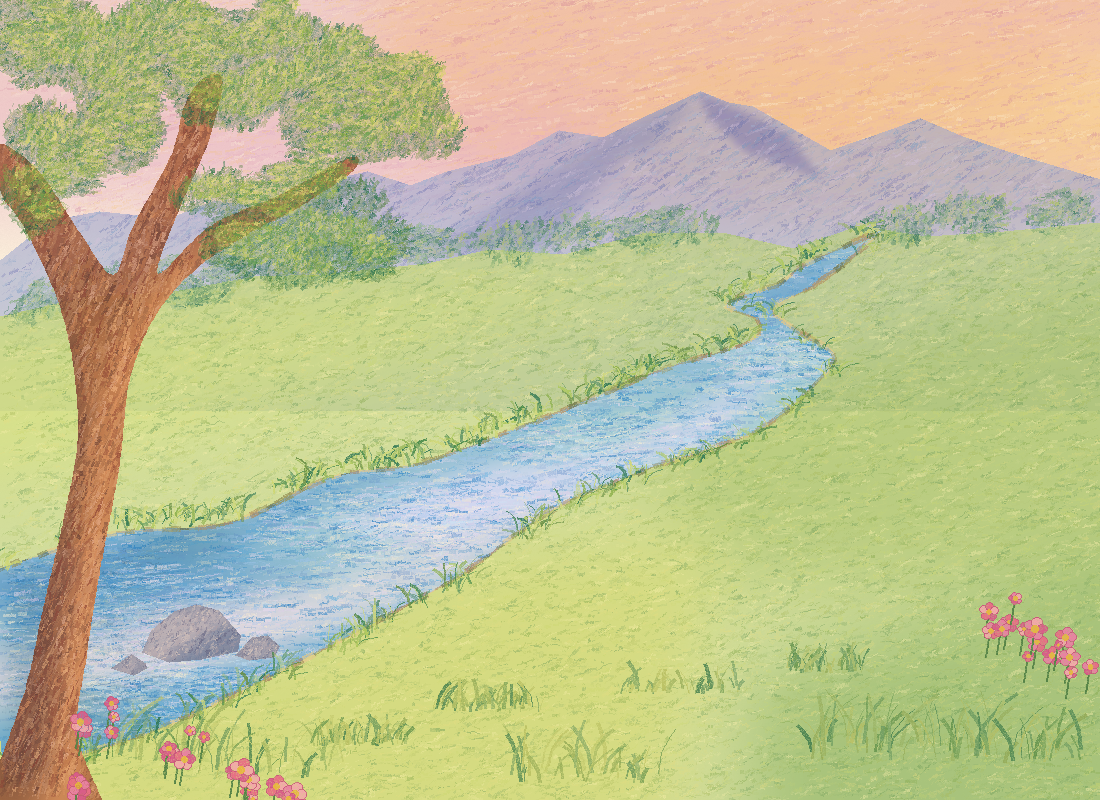
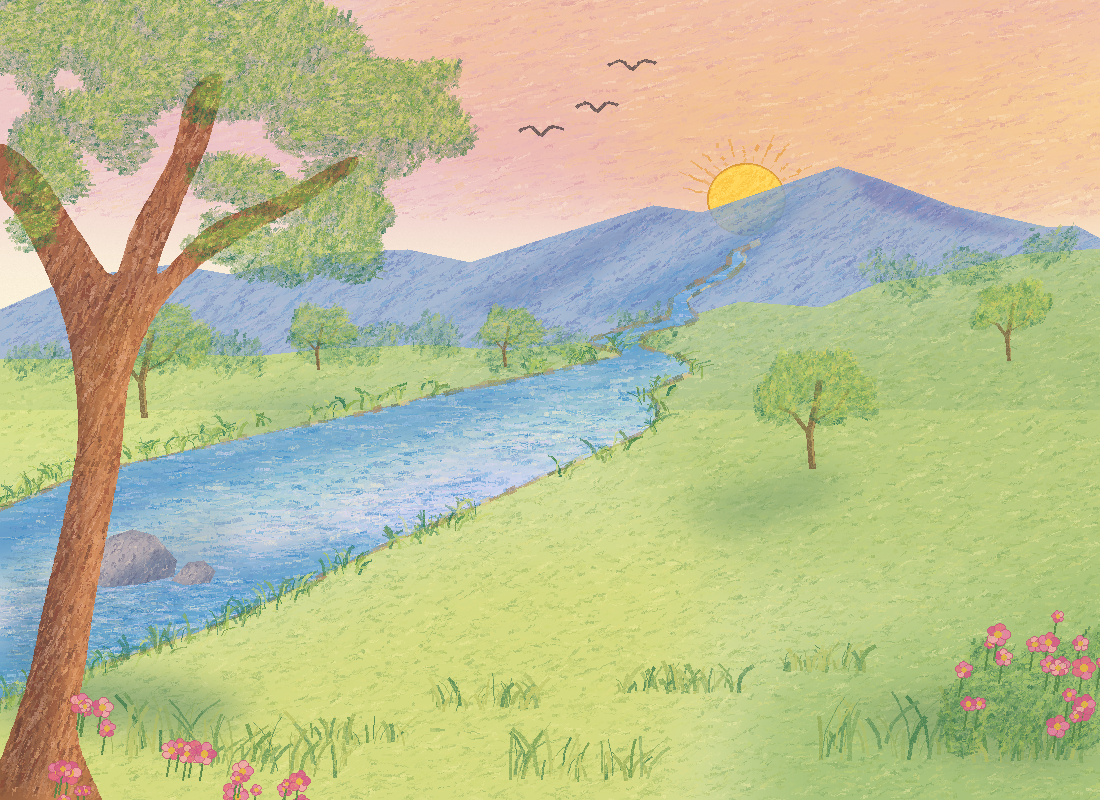
Revision of a layered (1100, 800) image; what changed, layer by layer:
painted on "Wildflowers" over (x1=48, y1=592, x2=1100, y2=800)
painted on "Yellow-green leaf marks" over (x1=0, y1=0, x2=512, y2=320)
painted on "Canopy shadow marks" over (x1=0, y1=0, x2=512, y2=320)
painted on "Trunk and branches" over (x1=0, y1=73, x2=384, y2=800)
added layer "Flowering shrub foliage" in group "Foreground" over (x1=937, y1=624, x2=1100, y2=800)
painted on "Reeds and grasses" over (x1=0, y1=220, x2=1100, y2=800)
added group "Bank trees" with 4 layers above "River" over (x1=0, y1=275, x2=1100, y2=800)
added layer "Sunlit willow foliage" in group "Bank trees" over (x1=94, y1=275, x2=1100, y2=467)
added layer "Willow canopies" in group "Bank trees" over (x1=87, y1=277, x2=1100, y2=469)
added layer "Willow trunks and branches" in group "Bank trees" over (x1=110, y1=303, x2=1070, y2=495)
added layer "Cool meadow and cast shadows" in group "Bank trees" over (x1=0, y1=364, x2=1100, y2=800)
painted on "River stones" over (x1=47, y1=529, x2=303, y2=732)
painted on "Crumbly riverbank edge" over (x1=0, y1=231, x2=896, y2=800)
painted on "Sunlight and pale pencil ripples" over (x1=0, y1=334, x2=896, y2=782)
painted on "Broken bank and tree reflections" over (x1=0, y1=486, x2=320, y2=800)
painted on "Blue and lavender water" over (x1=0, y1=231, x2=896, y2=800)
added layer "Three birds" in group "Setting" over (x1=518, y1=59, x2=710, y2=187)
painted on "Far bank willows" over (x1=3, y1=186, x2=1100, y2=414)
painted on "Grassy banks underpainting" over (x1=0, y1=223, x2=1100, y2=800)
painted on "Distant pencil ridge" over (x1=0, y1=91, x2=1100, y2=422)
added layer "Sun and pencil rays" in group "Setting" over (x1=679, y1=135, x2=871, y2=263)
